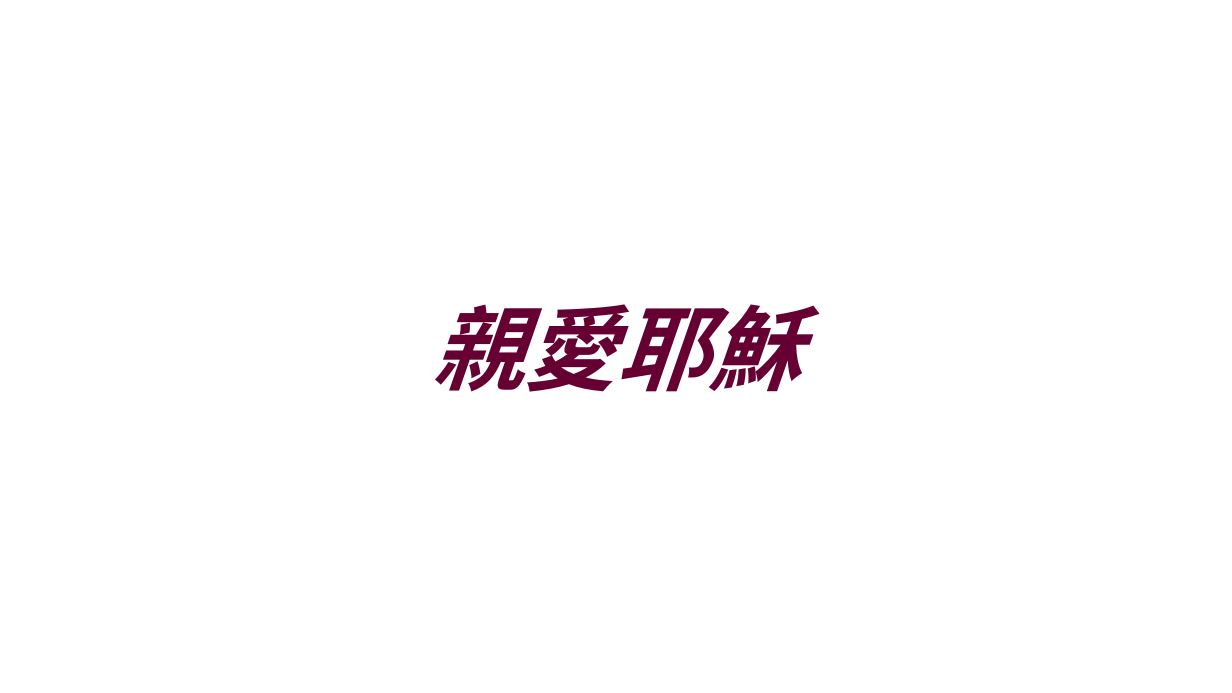
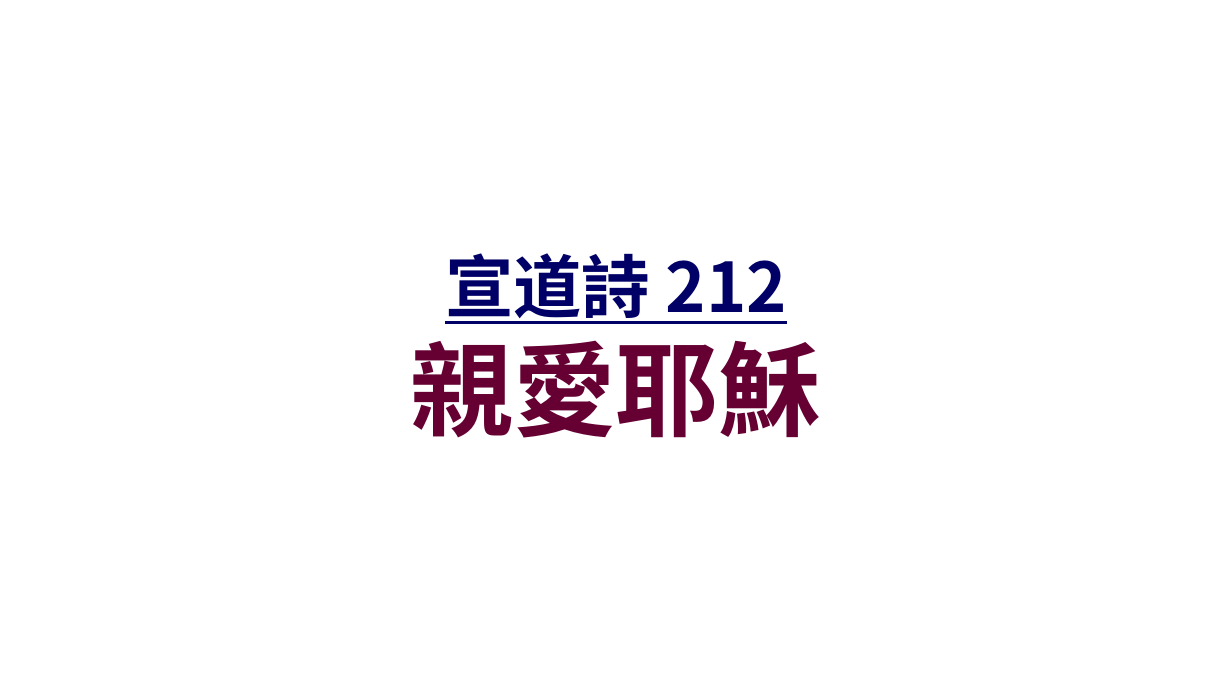
Before and after one commit to batisuoc/other-ppts, a slide deck: slide 35 of 崇拜流程_聖餐禮version.pptx. Drawn at 1232x693 pixels with LibreOffice and Linux fonts; fonts in the diff are those of the drawing; background and template pictures are left out. Boxes give left, top, right and bottom in pixels: in the first picture for what was removed or moved away, otherwise in the second. Text is boxed around its words. In the diff, an @@ line names an element or a change of style, - is before the commit and + after.

```diff
--- a/崇拜流程_聖餐禮version.pptx
+++ b/崇拜流程_聖餐禮version.pptx
@@ title at box(411, 253, 822, 438): text changed; size 54 to 40 pt; text colour #660033 to #000066; italic off @@
-親愛耶穌
+宣道詩 212
+親愛耶穌
```
Also in this commit, not shown: 2 other slides changed.
